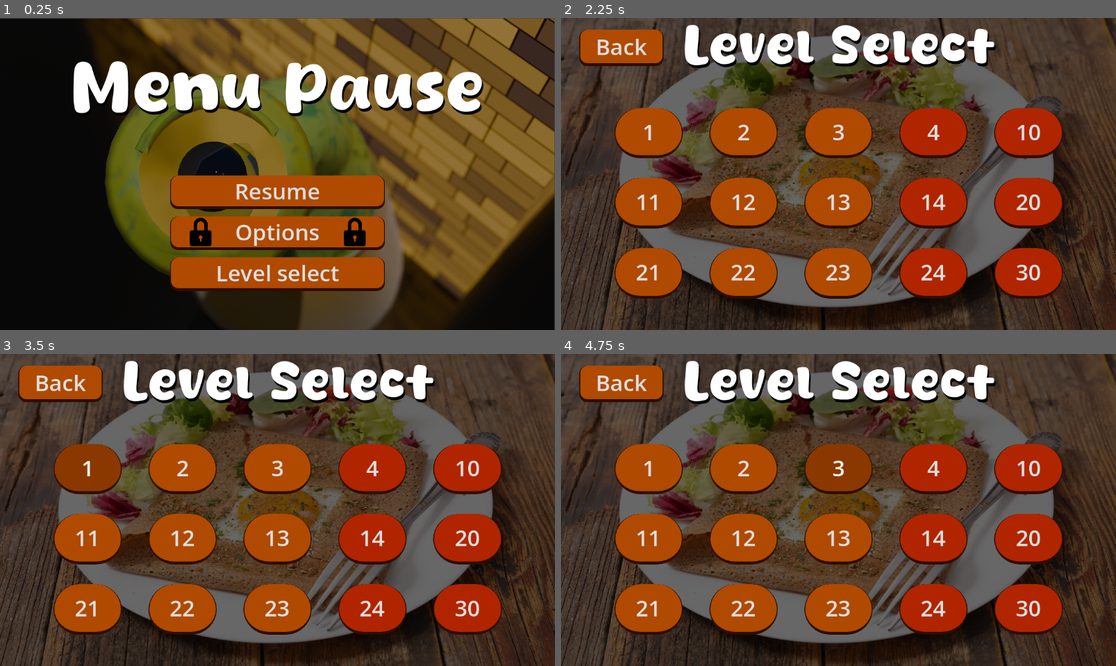
Above: before the commit, frames 1-4 (two rows, left to right).
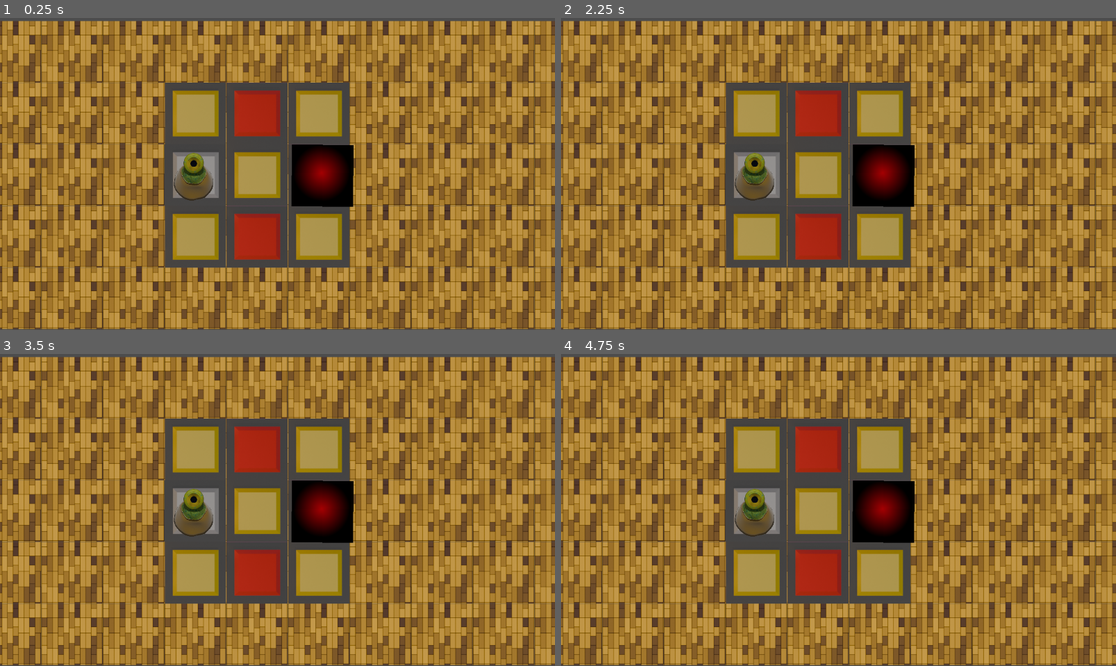
Above: after the commit, the same moments.

Repository: Crizomb/TrucMhajong
Game: Godot game, scene res://scenes/Niveaux/niveau1.tscn
Same seed, same stepped clock (60 frames per second), same inputs: the game is played once before the commit and once after it. Before the commit the project starts from res://scenes/menus/pause_menu.tscn.
Inputs (mouse positions are in pixels of both pictures, inside the frame that each line leads up to):
- Up to frame 1 (0.25 s): no input
- Up to frame 2 (2.25 s): click (838, 192) at 0.5 s, where only the run before the commit has a clickable "Resume"; click (838, 233) at 1.25 s, where only the run before the commit has a clickable "Options"; click (838, 273) at 2 s, where only the run before the commit has a clickable "Level select"
- Up to frame 3 (3.5 s): click (88, 469) at 2.75 s, where only the run before the commit has a clickable "1"
- Up to frame 4 (4.75 s): click (744, 469) at 3.5 s, where only the run before the commit has a clickable "2"; click (838, 469) at 4.25 s, where only the run before the commit has a clickable "3"

The runs differ from the first frame. In frame 1, 93% of the frame differs, in the area x 0-100%, y 0-100%; in frame 2, 97%; in frame 3, 97%; in frame 4, 96%.

Commit message:
Fully working pause menu

Diff:
--- a/entities/menu/level select menu/level_select.gd
+++ b/entities/menu/level select menu/level_select.gd
@@ -12,46 +12,46 @@
 	get_tree().change_scene_to_file("res://scenes/menus/main_menu.tscn")
 
 func _on_level_1_button_up() -> void:
-	get_tree().change_scene_to_file("res://scenes/levels/level_1.tscn")
+	get_tree().change_scene_to_file("res://scenes/Niveaux/niveau1.tscn")
 
 func _on_level_2_button_up() -> void:
-	get_tree().change_scene_to_file("res://scenes/levels/level_2.tscn")
+	get_tree().change_scene_to_file("res://scenes/Niveaux/niveau2.tscn")
 
 func _on_level_3_button_up() -> void:
-	get_tree().change_scene_to_file("res://scenes/levels/level_3.tscn")
+	get_tree().change_scene_to_file("res://scenes/Niveaux/niveau3.tscn")
 
 func _on_level_4_button_up() -> void:
-	get_tree().change_scene_to_file("res://scenes/levels/level_4.tscn")
+	get_tree().change_scene_to_file("res://scenes/Niveaux/niveau4.tscn")
 
 func _on_level_10_button_up() -> void:
-	get_tree().change_scene_to_file("res://scenes/levels/level_10.tscn")
+	get_tree().change_scene_to_file("res://scenes/Niveaux/niveau10.tscn")
 
 func _on_level_11_button_up() -> void:
-	get_tree().change_scene_to_file("res://scenes/levels/level_11.tscn")
+	get_tree().change_scene_to_file("res://scenes/Niveaux/niveau11.tscn")
 
 func _on_level_12_button_up() -> void:
-	get_tree().change_scene_to_file("res://scenes/levels/level_12.tscn")
+	get_tree().change_scene_to_file("res://scenes/Niveaux/niveau12.tscn")
 
 func _on_level_13_button_up() -> void:
-	get_tree().change_scene_to_file("res://scenes/levels/level_13.tscn")
+	get_tree().change_scene_to_file("res://scenes/Niveaux/niveau13.tscn")
 
 func _on_level_14_button_up() -> void:
-	get_tree().change_scene_to_file("res://scenes/levels/level_14.tscn")
+	get_tree().change_scene_to_file("res://scenes/Niveaux/niveau14.tscn")
 
 func _on_level_20_button_up() -> void:
-	get_tree().change_scene_to_file("res://scenes/levels/level_20.tscn")
+	get_tree().change_scene_to_file("res://scenes/Niveaux/niveau20.tscn")
 
 func _on_level_21_button_up() -> void:
-	get_tree().change_scene_to_file("res://scenes/levels/level_21.tscn")
+	get_tree().change_scene_to_file("res://scenes/Niveaux/niveau21.tscn")
 
 func _on_level_22_button_up() -> void:
-	get_tree().change_scene_to_file("res://scenes/levels/level_22.tscn")
+	get_tree().change_scene_to_file("res://scenes/Niveaux/niveau22.tscn")
 
 func _on_level_23_button_up() -> void:
-	get_tree().change_scene_to_file("res://scenes/levels/level_23.tscn")
+	get_tree().change_scene_to_file("res://scenes/Niveaux/niveau23.tscn")
 
 func _on_level_24_button_up() -> void:
-	get_tree().change_scene_to_file("res://scenes/levels/level_24.tscn")
+	get_tree().change_scene_to_file("res://scenes/Niveaux/niveau24.tscn")
 
 func _on_level_30_button_up() -> void:
-	get_tree().change_scene_to_file("res://scenes/levels/level_30.tscn")
+	get_tree().change_scene_to_file("res://scenes/Niveaux/niveau30.tscn")
--- a/entities/menu/pause menu/pause_menu.gd
+++ b/entities/menu/pause menu/pause_menu.gd
@@ -1,6 +1,7 @@
 extends Control
 
 @onready var big_lock: Panel = $Big_lock
+@onready var pause_menu: Control = $"."
 
 # Called when the node enters the scene tree for the first time.
 func _ready() -> void:
@@ -8,12 +9,11 @@
 
 # Called every frame. 'delta' is the elapsed time since the previous frame.
 func _process(delta: float) -> void:
-	pass
-
-var level = "level_23" # à compléter, doit matcher le niveau d'où l'on vient
+	if Input.is_action_just_pressed("Escape"):
+		pause_menu.visible = !pause_menu.visible
 
 func _on_resume_button_up() -> void:
-	get_tree().change_scene_to_file("res://scenes/" + level + ".tscn")
+	pause_menu.visible = false
 
 func _on_options_button_up() -> void:
 	big_lock.visible = false
--- a/project.godot
+++ b/project.godot
@@ -11,7 +11,7 @@
 [application]
 
 config/name="MahjongTruc"
-run/main_scene="uid://dqpik7lr0rrc8"
+run/main_scene="uid://d0eeuqs6fyjrf"
 config/features=PackedStringArray("4.7")
 config/icon="res://icon.svg"
 
@@ -60,6 +60,11 @@
 "events": [Object(InputEventKey,"resource_local_to_scene":false,"resource_name":"","device":-1,"window_id":0,"alt_press …(192 unchanged characters)…
 ]
 }
+Escape={
+"deadzone": 0.2,
+"events": [Object(InputEventKey,"resource_local_to_scene":false,"resource_name":"","device":-1,"window_id":0,"alt_pressed":false,"shift_pressed":false,"ctrl_pressed":false,"meta_pressed":false,"pressed":false,"keycode":0,"physical_keycode":4194305,"key_label":0,"unicode":0,"location":0,"echo":false,"script":null)
+]
+}
 
 [rendering]
 
--- a/scenes/Niveaux/niveau1.tscn
+++ b/scenes/Niveaux/niveau1.tscn
@@ -2,9 +2,13 @@
 
 [ext_resource type="Texture2D" uid="uid://bg427u1ju1xoc" path="res://entities/tilemap/tilemap.png" id="1_gvg1j"]
 [ext_resource type="Script" uid="uid://ch1jgk1ufi4mp" path="res://entities/tilemap/tile_map_logic.gd" id="2_58t8e"]
+[ext_resource type="Script" uid="uid://mar0j33h7p3d" path="res://entities/menu/pause menu/pause_menu.gd" id="6_43m85"]
+[ext_resource type="Texture2D" uid="uid://csevbnps08evv" path="res://entities/menu/pause menu/pause.png" id="7_00w1e"]
 [ext_resource type="PackedScene" uid="uid://bbbkrl5xihend" path="res://entities/player/player.tscn" id="7_5juys"]
+[ext_resource type="FontFile" uid="uid://byhousucx5uiv" path="res://entities/menu/main menu/Honey Crepes.ttf" id="8_jsbw0"]
 [ext_resource type="AudioStream" uid="uid://7nv4kg6q7csg" path="res://sound_music/sfx/sfx_movement.mp3" id="8_taqyl"]
 [ext_resource type="PackedScene" uid="uid://cigdu36w2nwwv" path="res://entities/crepiere/crepiere.tscn" id="9_ciu0c"]
+[ext_resource type="Texture2D" uid="uid://bgb3v7bqac153" path="res://entities/menu/main menu/lock.png" id="9_fnsis"]
 
 [sub_resource type="TileSetAtlasSource" id="TileSetAtlasSource_jady6"]
 texture = ExtResource("1_gvg1j")
@@ -34,6 +38,45 @@
 physics_layer_0/collision_layer = 1
 sources/0 = SubResource("TileSetAtlasSource_jady6")
 
+[sub_resource type="StyleBoxTexture" id="StyleBoxTexture_ajnlm"]
+texture = ExtResource("7_00w1e")
+modulate_color = Color(0.74978, 0.74978, 0.74977994, 1)
+
+[sub_resource type="StyleBoxFlat" id="StyleBoxFlat_uqow3"]
+bg_color = Color(0.69054794, 0.2882867, 0, 1)
+border_width_left = 2
+border_width_right = 2
+border_width_bottom = 6
+border_color = Color(0.17864138, 0.05258006, 0, 1)
+corner_radius_top_left = 16
+corner_radius_top_right = 16
+corner_radius_bottom_right = 16
+corner_radius_bottom_left = 16
+
+[sub_resource type="StyleBoxFlat" id="StyleBoxFlat_4l1my"]
+bg_color = Color(0.5443528, 0.22097152, 0, 1)
+border_width_bottom = 2
+border_color = Color(0.17864138, 0.05258006, 0, 1)
+corner_radius_top_left = 16
+corner_radius_top_right = 16
+corner_radius_bottom_right = 16
+corner_radius_bottom_left = 16
+
+[sub_resource type="StyleBoxFlat" id="StyleBoxFlat_nrk8l"]
+bg_color = Color(0.5443528, 0.22097152, 0, 1)
+border_width_left = 2
+border_width_right = 2
+border_width_bottom = 6
+border_color = Color(0.17864138, 0.05258006, 0, 1)
+corner_radius_top_left = 16
+corner_radius_top_right = 16
+corner_radius_bottom_right = 16
+corner_radius_bottom_left = 16
+
+[sub_resource type="StyleBoxTexture" id="StyleBoxTexture_uqow3"]
+texture = ExtResource("9_fnsis")
+modulate_color = Color(0.74978, 0.74978, 0.74977994, 1)
+
 [node name="Node2D" type="Node2D" unique_id=1947861403]
 
 [node name="TileMapLayer" type="TileMapLayer" parent="." unique_id=1119246778]
@@ -56,3 +99,144 @@
 [node name="Crepiere" parent="." unique_id=949437595 instance=ExtResource("9_ciu0c")]
 position = Vector2(327, 60)
 rotation = 5.270164e-05
+
+[node name="Pause_menu" type="Control" parent="." unique_id=1886887544]
+visible = false
+layout_mode = 3
+anchors_preset = 8
+anchor_left = 0.5
+anchor_top = 0.5
+anchor_right = 0.5
+anchor_bottom = 0.5
+grow_horizontal = 2
+grow_vertical = 2
+script = ExtResource("6_43m85")
+
+[node name="Background" type="Panel" parent="Pause_menu" unique_id=1761485505]
+layout_mode = 1
+anchors_preset = 8
+anchor_left = 0.5
+anchor_top = 0.5
+anchor_right = 0.5
+anchor_bottom = 0.5
+offset_left = -343.0
+offset_top = -263.0
+offset_right = 811.0
+offset_bottom = 386.0
+grow_horizontal = 2
+grow_vertical = 2
+theme_override_styles/panel = SubResource("StyleBoxTexture_ajnlm")
+
+[node name="Menu_buttons" type="VBoxContainer" parent="Pause_menu" unique_id=1078474732]
+layout_mode = 1
+anchors_preset = 8
+anchor_left = 0.5
+anchor_top = 0.5
+anchor_right = 0.5
+anchor_bottom = 0.5
+offset_left = 12.0
+offset_top = 65.0
+offset_right = 458.0
+offset_bottom = 305.0
+grow_horizontal = 2
+grow_vertical = 2
+theme_override_constants/separation = 15
+
+[node name="Resume" type="Button" parent="Pause_menu/Menu_buttons" unique_id=943224377]
+layout_mode = 2
+size_flags_vertical = 3
+theme_override_font_sizes/font_size = 46
+theme_override_styles/normal = SubResource("StyleBoxFlat_uqow3")
+theme_override_styles/pressed = SubResource("StyleBoxFlat_4l1my")
+theme_override_styles/hover = SubResource("StyleBoxFlat_nrk8l")
+text = "Resume"
+
+[node name="Options" type="Button" parent="Pause_menu/Menu_buttons" unique_id=311759874]
+layout_mode = 2
+size_flags_vertical = 3
+theme_override_font_sizes/font_size = 46
+theme_override_styles/normal = SubResource("StyleBoxFlat_uqow3")
+theme_override_styles/pressed = SubResource("StyleBoxFlat_4l1my")
+theme_override_styles/hover = SubResource("StyleBoxFlat_nrk8l")
+text = "Options"
+
+[node name="Level_select" type="Button" parent="Pause_menu/Menu_buttons" unique_id=190420544]
+layout_mode = 2
+size_flags_vertical = 3
+theme_override_font_sizes/font_size = 46
+theme_override_styles/normal = SubResource("StyleBoxFlat_uqow3")
+theme_override_styles/pressed = SubResource("StyleBoxFlat_4l1my")
+theme_override_styles/hover = SubResource("StyleBoxFlat_nrk8l")
+text = "Level select"
+
+[node name="Shadow" type="Label" parent="Pause_menu" unique_id=1300965194]
+layout_mode = 1
+anchors_preset = 5
+anchor_left = 0.5
+anchor_right = 0.5
+offset_left = -250.0
+offset_top = -235.0
+offset_right = 716.0
+offset_bottom = -45.0
+grow_horizontal = 2
+theme_override_colors/font_color = Color(0, 0, 0, 1)
+theme_override_fonts/font = ExtResource("8_jsbw0")
+theme_override_font_sizes/font_size = 138
+text = "Menu Pause"
+horizontal_alignment = 1
+vertical_alignment = 1
+
+[node name="Title" type="Label" parent="Pause_menu" unique_id=103298339]
+layout_mode = 1
+anchors_preset = 5
+anchor_left = 0.5
+anchor_right = 0.5
+offset_left = -253.0
+offset_top = -241.0
+offset_right = 713.0
+offset_bottom = -51.0
+grow_horizontal = 2
+theme_override_fonts/font = ExtResource("8_jsbw0")
+theme_override_font_sizes/font_size = 138
+text = "Menu Pause"
+horizontal_alignment = 1
+vertical_alignment = 1
+
+[node name="Big_lock" type="Panel" parent="Pause_menu" unique_id=1435502205]
+visible = false
+layout_mode = 1
+anchors_preset = 15
+anchor_right = 1.0
+anchor_bottom = 1.0
+offset_top = -34.0
+offset_bottom = -34.0
+grow_horizontal = 2
+grow_vertical = 2
+theme_override_styles/panel = SubResource("StyleBoxTexture_uqow3")
+
+[node name="Small_lock" type="TextureRect" parent="Pause_menu" unique_id=343655593]
+layout_mode = 0
+offset_left = -51.0
+offset_top = 153.0
+offset_right = 8.0
+offset_bottom = 212.0
+offset_transform_enabled = true
+offset_transform_position = Vector2(100, 0)
+texture = ExtResource("9_fnsis")
+expand_mode = 1
+
+[node name="Small_lock_2" type="TextureRect" parent="Pause_menu" unique_id=365444334]
+layout_mode = 0
+offset_left = 463.0
+offset_top = 153.0
+offset_right = 522.0
+offset_bottom = 212.0
+offset_transform_enabled = true
+offset_transform_position = Vector2(-100, 0)
+texture = ExtResource("9_fnsis")
+expand_mode = 1
+
+[connection signal="button_up" from="Pause_menu/Menu_buttons/Resume" to="Pause_menu" method="_on_resume_button_up"]
+[connection signal="button_down" from="Pause_menu/Menu_buttons/Options" to="Pause_menu" method="_on_options_button_down"]
+[connection signal="button_up" from="Pause_menu/Menu_buttons/Options" to="Pause_menu" method="_on_options_button_up"]
+[connection signal="button_up" from="Pause_menu/Menu_buttons/Level_select" to="Pause_menu" method="_on_level_select_button_up"]
--- a/scenes/menus/pause_menu.tscn
+++ /dev/null
@@ -1,183 +0,0 @@
-[gd_scene format=3 uid="uid://dqpik7lr0rrc8"]
-
-[ext_resource type="Script" uid="uid://mar0j33h7p3d" path="res://entities/menu/pause menu/pause_menu.gd" id="1_5d2l8"]
-[ext_resource type="Texture2D" uid="uid://csevbnps08evv" path="res://entities/menu/pause menu/pause.png" id="2_5d2l8"]
-[ext_resource type="FontFile" uid="uid://byhousucx5uiv" path="res://entities/menu/main menu/Honey Crepes.ttf" id="3_v4r4p"]
-[ext_resource type="Texture2D" uid="uid://bgb3v7bqac153" path="res://entities/menu/main menu/lock.png" id="4_1s2dm"]
-
-[sub_resource type="StyleBoxTexture" id="StyleBoxTexture_ajnlm"]
-texture = ExtResource("2_5d2l8")
-modulate_color = Color(0.74978, 0.74978, 0.74977994, 1)
-
-[sub_resource type="StyleBoxFlat" id="StyleBoxFlat_uqow3"]
-bg_color = Color(0.69054794, 0.2882867, 0, 1)
-border_width_left = 2
-border_width_right = 2
-border_width_bottom = 6
-border_color = Color(0.17864138, 0.05258006, 0, 1)
-corner_radius_top_left = 16
-corner_radius_top_right = 16
-corner_radius_bottom_right = 16
-corner_radius_bottom_left = 16
-
-[sub_resource type="StyleBoxFlat" id="StyleBoxFlat_4l1my"]
-bg_color = Color(0.5443528, 0.22097152, 0, 1)
-border_width_bottom = 2
-border_color = Color(0.17864138, 0.05258006, 0, 1)
-corner_radius_top_left = 16
-corner_radius_top_right = 16
-corner_radius_bottom_right = 16
-corner_radius_bottom_left = 16
-
-[sub_resource type="StyleBoxFlat" id="StyleBoxFlat_nrk8l"]
-bg_color = Color(0.5443528, 0.22097152, 0, 1)
-border_width_left = 2
-border_width_right = 2
-border_width_bottom = 6
-border_color = Color(0.17864138, 0.05258006, 0, 1)
-corner_radius_top_left = 16
-corner_radius_top_right = 16
-corner_radius_bottom_right = 16
-corner_radius_bottom_left = 16
-
-[sub_resource type="StyleBoxTexture" id="StyleBoxTexture_uqow3"]
-texture = ExtResource("4_1s2dm")
-modulate_color = Color(0.74978, 0.74978, 0.74977994, 1)
-
-[node name="Pause_menu" type="Control" unique_id=1886887544]
-layout_mode = 3
-anchors_preset = 15
-anchor_right = 1.0
-anchor_bottom = 1.0
-offset_left = -1.0
-offset_top = 35.0
-offset_right = -1.0
-offset_bottom = 35.0
-grow_horizontal = 2
-grow_vertical = 2
-script = ExtResource("1_5d2l8")
-
-[node name="Background" type="Panel" parent="." unique_id=1761485505]
-layout_mode = 1
-anchors_preset = 15
-anchor_right = 1.0
-anchor_bottom = 1.0
-offset_top = -34.0
-offset_bottom = -34.0
-grow_horizontal = 2
-grow_vertical = 2
-theme_override_styles/panel = SubResource("StyleBoxTexture_ajnlm")
-
-[node name="Menu_buttons" type="VBoxContainer" parent="." unique_id=1078474732]
-layout_mode = 1
-anchors_preset = 8
-anchor_left = 0.5
-anchor_top = 0.5
-anchor_right = 0.5
-anchor_bottom = 0.5
-offset_left = -222.0
-offset_top = -32.0
-offset_right = 224.0
-offset_bottom = 208.0
-grow_horizontal = 2
-grow_vertical = 2
-theme_override_constants/separation = 15
-
-[node name="Resume" type="Button" parent="Menu_buttons" unique_id=943224377]
-layout_mode = 2
-size_flags_vertical = 3
-theme_override_font_sizes/font_size = 46
-theme_override_styles/normal = SubResource("StyleBoxFlat_uqow3")
-theme_override_styles/pressed = SubResource("StyleBoxFlat_4l1my")
-theme_override_styles/hover = SubResource("StyleBoxFlat_nrk8l")
-text = "Resume"
-
-[node name="Options" type="Button" parent="Menu_buttons" unique_id=311759874]
-layout_mode = 2
-size_flags_vertical = 3
-theme_override_font_sizes/font_size = 46
-theme_override_styles/normal = SubResource("StyleBoxFlat_uqow3")
-theme_override_styles/pressed = SubResource("StyleBoxFlat_4l1my")
-theme_override_styles/hover = SubResource("StyleBoxFlat_nrk8l")
-text = "Options"
-
-[node name="Level_select" type="Button" parent="Menu_buttons" unique_id=190420544]
-layout_mode = 2
-size_flags_vertical = 3
-theme_override_font_sizes/font_size = 46
-theme_override_styles/normal = SubResource("StyleBoxFlat_uqow3")
-theme_override_styles/pressed = SubResource("StyleBoxFlat_4l1my")
-theme_override_styles/hover = SubResource("StyleBoxFlat_nrk8l")
-text = "Level select"
-
-[node name="Shadow" type="Label" parent="." unique_id=1300965194]
-layout_mode = 1
-anchors_preset = 5
-anchor_left = 0.5
-anchor_right = 0.5
-offset_left = -480.0
-offset_top = 38.0
-offset_right = 486.0
-offset_bottom = 228.0
-grow_horizontal = 2
-theme_override_colors/font_color = Color(0, 0, 0, 1)
-theme_override_fonts/font = ExtResource("3_v4r4p")
-theme_override_font_sizes/font_size = 138
-text = "Menu Pause"
-horizontal_alignment = 1
-vertical_alignment = 1
-
-[node name="Title" type="Label" parent="." unique_id=103298339]
-layout_mode = 1
-anchors_preset = 5
-anchor_left = 0.5
-anchor_right = 0.5
-offset_left = -483.0
-offset_top = 32.0
-offset_right = 483.0
-offset_bottom = 222.0
-grow_horizontal = 2
-theme_override_fonts/font = ExtResource("3_v4r4p")
-theme_override_font_sizes/font_size = 138
-text = "Menu Pause"
-horizontal_alignment = 1
-vertical_alignment = 1
-
-[node name="Big_lock" type="Panel" parent="." unique_id=1435502205]
-visible = false
-layout_mode = 1
-anchors_preset = 15
-anchor_right = 1.0
-anchor_bottom = 1.0
-offset_top = -34.0
-offset_bottom = -34.0
-grow_horizontal = 2
-grow_vertical = 2
-theme_override_styles/panel = SubResource("StyleBoxTexture_uqow3")
-
-[node name="Small_lock" type="TextureRect" parent="." unique_id=343655593]
-layout_mode = 0
-offset_left = 288.0
-offset_top = 380.0
-offset_right = 347.0
-offset_bottom = 439.0
-offset_transform_enabled = true
-offset_transform_position = Vector2(100, 0)
-texture = ExtResource("4_1s2dm")
-expand_mode = 1
-
-[node name="Small_lock_2" type="TextureRect" parent="." unique_id=365444334]
-layout_mode = 0
-offset_left = 808.0
-offset_top = 380.0
-offset_right = 867.0
-offset_bottom = 439.0
-offset_transform_enabled = true
-offset_transform_position = Vector2(-100, 0)
-texture = ExtResource("4_1s2dm")
-expand_mode = 1
-
-[connection signal="button_up" from="Menu_buttons/Resume" to="." method="_on_start_button_up"]
-[connection signal="button_down" from="Menu_buttons/Options" to="." method="_on_options_button_down"]
-[connection signal="button_up" from="Menu_buttons/Options" to="." method="_on_options_button_up"]
-[connection signal="button_up" from="Menu_buttons/Level_select" to="." method="_on_level_select_button_up"]
